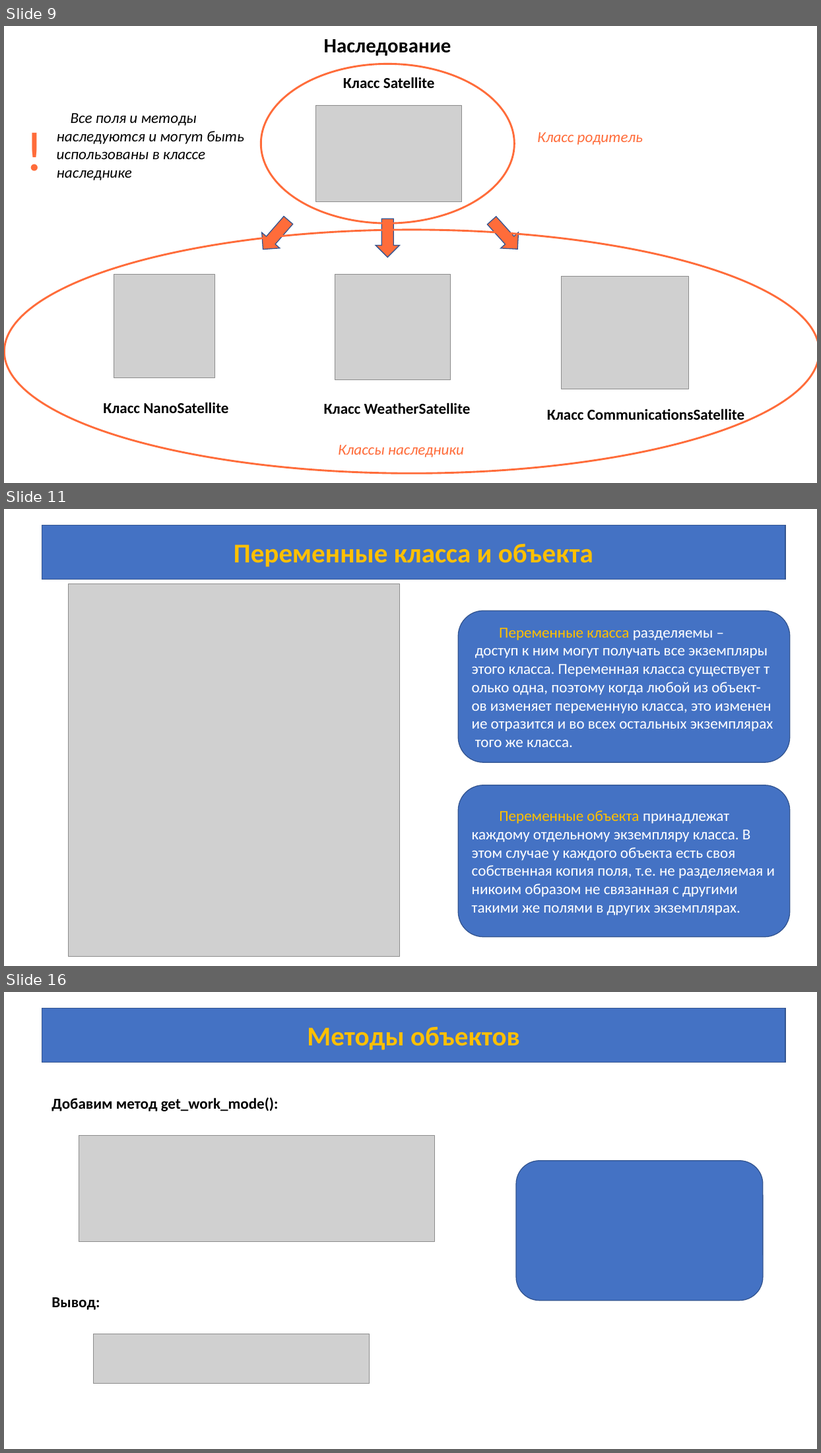
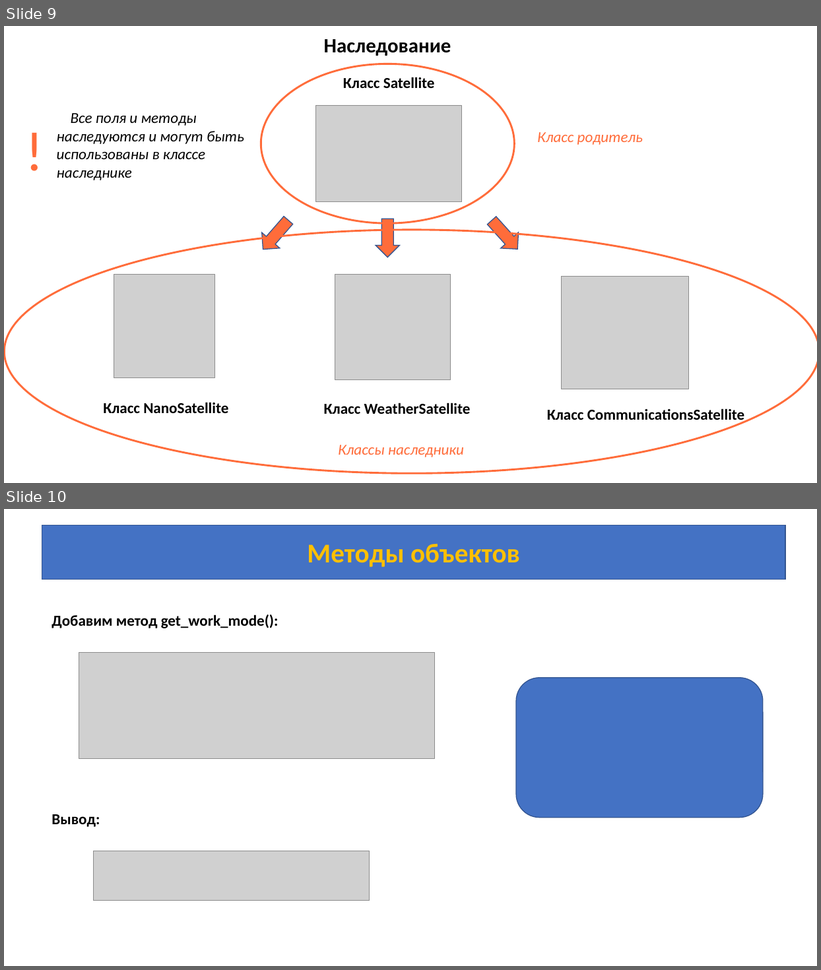
Before and after one commit to azamat7087/python_lessons_ver.2, a slide deck: lesson 7/Lesson_7.pptx. Shown one above the other, each under a label of ours: slides 9, 11 and 16 before the commit, slides 9 and 10 after it; the slides between them are not shown. The pictures are 821x1453 and 821x970 pixels, drawn with LibreOffice and Linux fonts; fonts in the diff are those of the drawing; grey boxes stand for pictures. Boxes give left, top, right and bottom in pixels: in the first picture for what was removed or moved away, otherwise in the second. Text is boxed around its words. In the diff, an @@ line names an element or a change of style, - is before the commit and + after.

```diff
--- a/lesson 7/Lesson_7.pptx
+++ b/lesson 7/Lesson_7.pptx
@@ slide 11 removed at bbox=[4, 509, 817, 966], background #FFFFFF @@
@@ rectangle removed at bbox=[42, 525, 785, 580] @@
-Переменные класса и объекта
@@ picture removed at bbox=[69, 584, 401, 957] @@
@@ rounded rectangle removed at bbox=[459, 611, 790, 762] @@
-Переменные класса разделяемы – доступ к ним могут получать все экземпляры этого класса. Переменная класса существует только одна, поэтому когда любой из объект-ов изменяет переменную класса, это изменение отразится и во всех остальных экземплярах того же класса.
@@ rounded rectangle removed at bbox=[459, 786, 790, 937] @@
-Переменные объекта принадлежат каждому отдельному экземпляру класса. В этом случае у каждого объекта есть своя собственная копия поля, т.е. не разделяемая и никоим образом не связанная с другими такими же полями в других экземплярах.
@@ what was slide 16 is now slide 10 @@
```
Also in this commit, not shown: 5 other slides removed, 14 other files.
